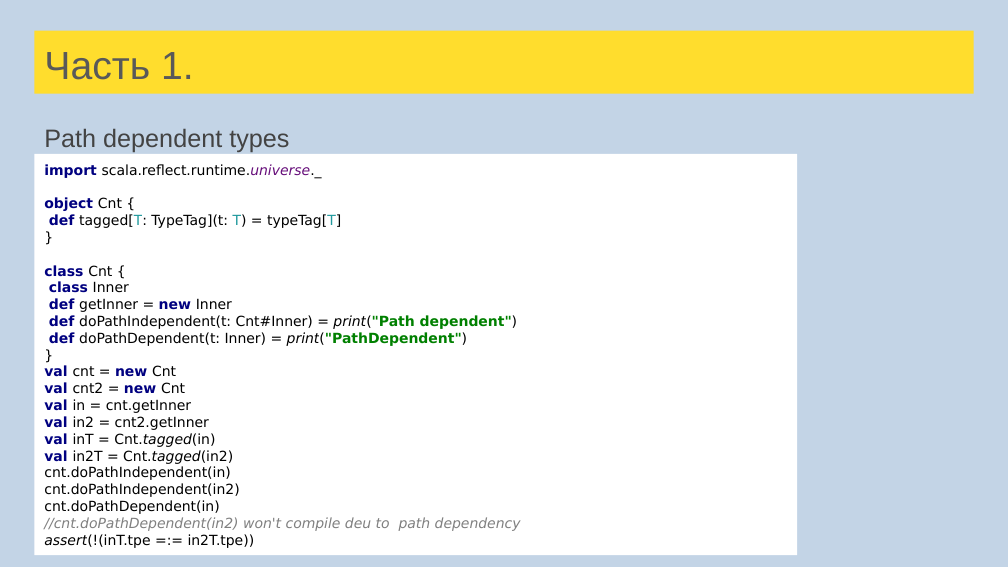
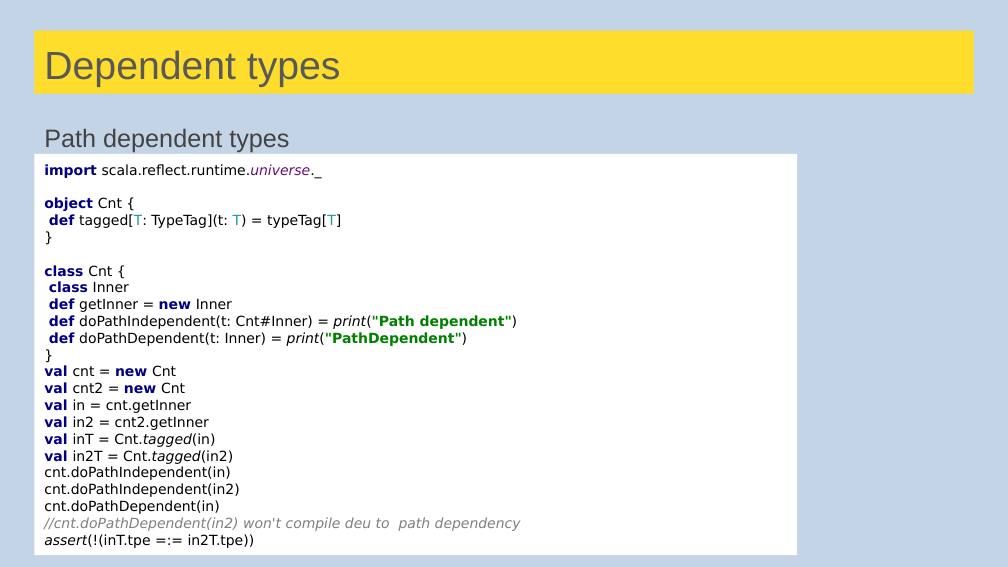
Before and after one commit to sergeypopov83/scala-school, a slide deck: slide 156 of src/main/resources/Лекции Scala для FinTech.pptx (slide 157 before the commit). Drawn at 1008x567 pixels with LibreOffice and Linux fonts; fonts in the diff are those of the drawing. Boxes give left, top, right and bottom in pixels: in the first picture for what was removed or moved away, otherwise in the second. Text is boxed around its words. In the diff, an @@ line names an element or a change of style, - is before the commit and + after.

```diff
--- a/src/main/resources/Лекции Scala для FinTech.pptx
+++ b/src/main/resources/Лекции Scala для FinTech.pptx
@@ title at box(44, 50, 341, 87): text changed @@
-Часть 1.
+Dependent types
```
Also in this commit, not shown: 16 other slides changed, 4 slides added, 1 slide removed, 1 other file.
